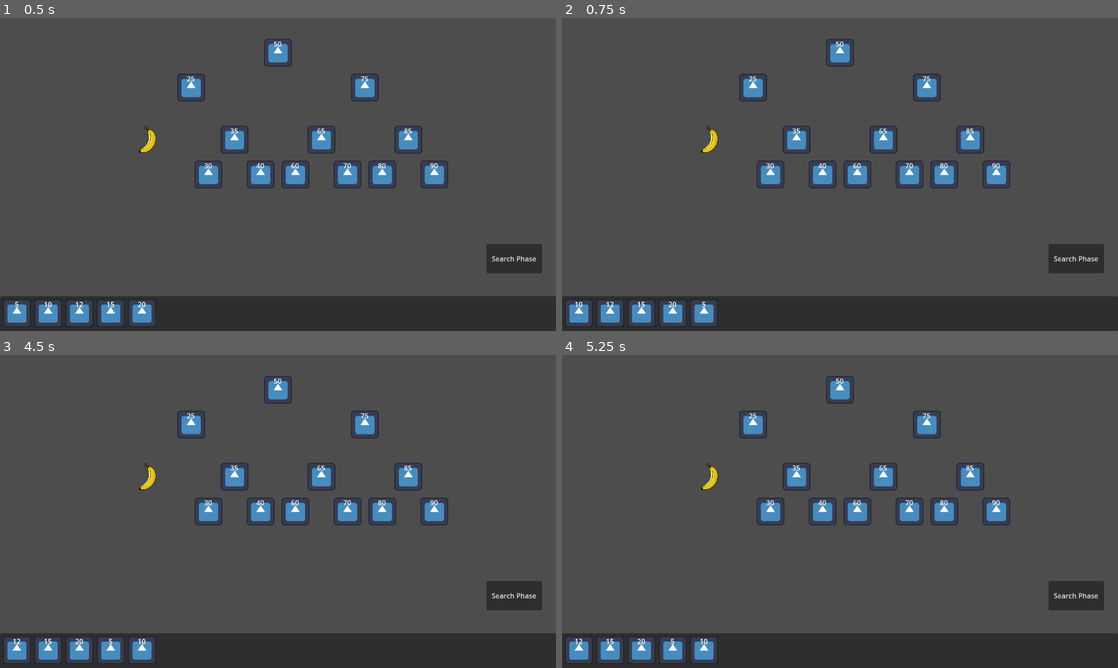
Above: before the commit, frames 1-4 (two rows, left to right).
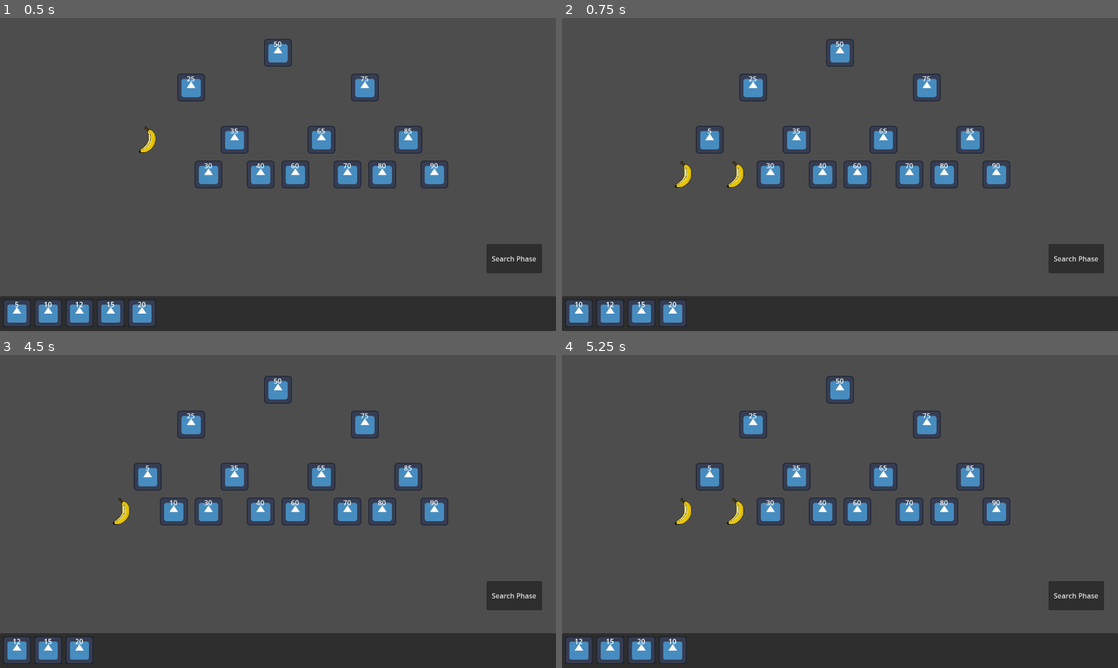
Above: after the commit, the same moments.

Repository: Combativ/AlgoDitTutorial
Game: Godot game, scene res://scenes/main.tscn
The game is run twice, just before and just after one commit, with the same random seed, the same clock (stepped at 60 frames per second) and the same inputs. The engine's default icon, where the game draws it, is replaced by a stand-in: a white triangle on a blue panel in a dark square.
Inputs (mouse positions are in pixels of both pictures, inside the frame that each line leads up to):
- Up to frame 1 (0.5 s): no input
- Up to frame 2 (0.75 s): click (578, 312) at 0.52 s
- Up to frame 3 (4.5 s): click (150, 477) at 1.27 s; click "Search Phase" at 2 s; click (289, 495) at 2.77 s; click "Buildphase" at 3.5 s; click (16, 649) at 4.27 s
- Up to frame 4 (5.25 s): click (712, 477) at 5.02 s

Frame 1 is identical in both runs. In frame 2, 0.9% of the frame differs, in the area x 20-33%, y 34-99%; in frame 3, 1.5%, in the area x 17-34%, y 34-99%; in frame 4, 0.9%.

Commit message:
WIP level functions
Added "Sorted_insertion"

Diff:
--- a/globals/helper.gd
+++ b/globals/helper.gd
@@ -33,6 +33,16 @@
 	press.set_position(pos)
 	press.set_pressed(true)
 	Input.parse_input_event(press)
+# Addition for a full mouse click (press and release)
+func emulate_left_mouse_button_click(pos: Vector2 = get_viewport().get_mouse_position()):
+	var press = InputEventMouseButton.new()
+	press.set_button_index(MOUSE_BUTTON_LEFT)
+	press.set_position(pos)
+	press.set_pressed(true)
+	Input.parse_input_event(press)
+	press.set_pressed(false)
+	Input.parse_input_event(press)
+
 
 ##returns true if the tree is balanced,
 ##false otherwise
--- a/globals/signal_bus.gd
+++ b/globals/signal_bus.gd
@@ -4,18 +4,25 @@
 
 # This signal is emitted when a RoomMiniature object is released on a SnapTarget
 # after a Drag and Drop action
-signal room_miniature_released_on_snap_target(room_miniature, snapTarget)
+signal room_miniature_released_on_snap_target(room_miniature: RoomMiniature, snapTarget: SnapTarget)
 
 # This signal is emitted as soon as a RoomMiniature is being dragged
-signal room_miniature_dragged(room_miniature)
+signal room_miniature_dragged(room_miniature: RoomMiniature)
 
 # This signal is emitted when a snapTarget is being told to release their RoomMiniature Object
-signal snapTarget_kick_snapper(snapTarget)
+signal snapTarget_kick_snapper(snapTarget: SnapTarget)
 
 # This signal is emitted when a RoomMiniature object was freed without dragging it
 # (i.e. when dragging a RoomMiniature that has more RoomMiniature below it)
-# This is in the inventory script to collect freed RoomMiniatures
-signal room_miniature_freed(room_miniature)
+# This is used in the inventory script to collect freed RoomMiniatures
+signal room_miniature_freed(room_miniature: RoomMiniature)
+
+# This signal is emitted if "sorted_insertion) is enabled in the level and a
+# RoomMiniature couldn't be sorted int othe tree. This happens when
+# the last SnapTargetNode of the tree was reached and there are no more
+# SnapTargetNodes to sort the RoomMiniature into. The dialogue manager should
+# catch this case and inform the player.
+signal snapTargetNode_sorted_insertion_failed(room_miniature: RoomMiniature)
 
 ##This signal is emitted when clicked on the picture of Global.destination_room (in search phase)
 signal picture_right_room()
--- a/scenes/build_phase/scenes/level_1.tscn
+++ b/scenes/build_phase/scenes/level_1.tscn
@@ -8,6 +8,7 @@
 [node name="Level1" type="Node2D"]
 script = ExtResource("1_6uj8a")
 lock_predefined_nodes_in_tree = true
+sorted_insertion = true
 
 [node name="Tree" type="Node2D" parent="."]
 
--- a/scenes/build_phase/scripts/level.gd
+++ b/scenes/build_phase/scripts/level.gd
@@ -1,5 +1,7 @@
 # This script is attached to the root node of every level
 extends Node2D
+
+class_name Level
 
 # reference to the tree root of the level
 @onready var tree_root_node = find_child("root")
@@ -24,7 +26,7 @@
   # independent of where the player put it. If the sorted position can't be
   # reached (the maximum depth of the tree is reached), the Node will go back
   # to the inventory and send a signal
-#@export var sorted_insertion: bool = false
+@export var sorted_insertion: bool = false
 
   # enables the left and right rotation operations
 #@export var enable_rotation_operations: bool = false
--- a/scenes/build_phase/scripts/room_miniature.gd
+++ b/scenes/build_phase/scripts/room_miniature.gd
@@ -47,13 +47,25 @@
 
 	var overlapping_areas = get_overlapping_areas()
 
-	# if RoomMiniature is released on a SnapTarget, then snap
-	for area2d in overlapping_areas:
-		if (area2d is SnapTarget && area2d.occupied == false):
-			SignalBus.room_miniature_released_on_snap_target.emit(self, area2d)
-			z_index = zindex # counterpart to z_index = zindex + 1 on initiate_drag()
-			is_being_dragged = false
-			return # end function call
+	# for handling custom level functions (see "level.gd")
+	# if sorted_insertion is enabled
+	var level_node: Level = Global.tree_root.get_parent().get_parent()
+	if (level_node.sorted_insertion == true):
+
+		# if the insertion failed, send a signal
+		var success:bool = Global.tree_root.insert_sorted(self)
+		if (not success):
+			pass
+		return
+
+	else:
+		# if RoomMiniature is released on a SnapTarget, then snap
+		for area2d in overlapping_areas:
+			if (area2d is SnapTarget && area2d.occupied == false):
+				SignalBus.room_miniature_released_on_snap_target.emit(self, area2d)
+				z_index = zindex # counterpart to z_index = zindex + 1 on initiate_drag()
+				is_being_dragged = false
+				return # end function call
 
 	# if no SnapTargets, then move it back to inventory
 	SignalBus.room_miniature_freed.emit(self)
--- a/scenes/build_phase/scripts/snap_target_node.gd
+++ b/scenes/build_phase/scripts/snap_target_node.gd
@@ -126,3 +126,25 @@
 	var hight_right: int = self.get_height(self.get_right_child_node())
 
 	return right && left && (abs(hight_left - hight_right) < 2)
+
+
+# insert a RoomMiniature into the tree at its sorted position
+func insert_sorted(room: RoomMiniature) -> bool:
+	var insertion_success: bool = true
+
+	var right_subtree: SnapTargetNode = get_node_or_null("rChild")
+	var left_subtree: SnapTargetNode = get_node_or_null("lChild")
+
+	if ($SnapTarget.occupied == false):
+		$SnapTarget.accept_snapper(room)
+		room.z_index = room.zindex # counterpart to z_index = zindex + 1 on initiate_drag()
+		room.is_being_dragged = false
+	elif (room.number < get_number() && left_subtree != null):
+		left_subtree.insert_sorted(room)
+	elif (room.number > get_number() && right_subtree != null):
+		right_subtree.insert_sorted(room)
+	else:
+		SignalBus.room_miniature_freed.emit(room)
+		insertion_success = false
+
+	return insertion_success
